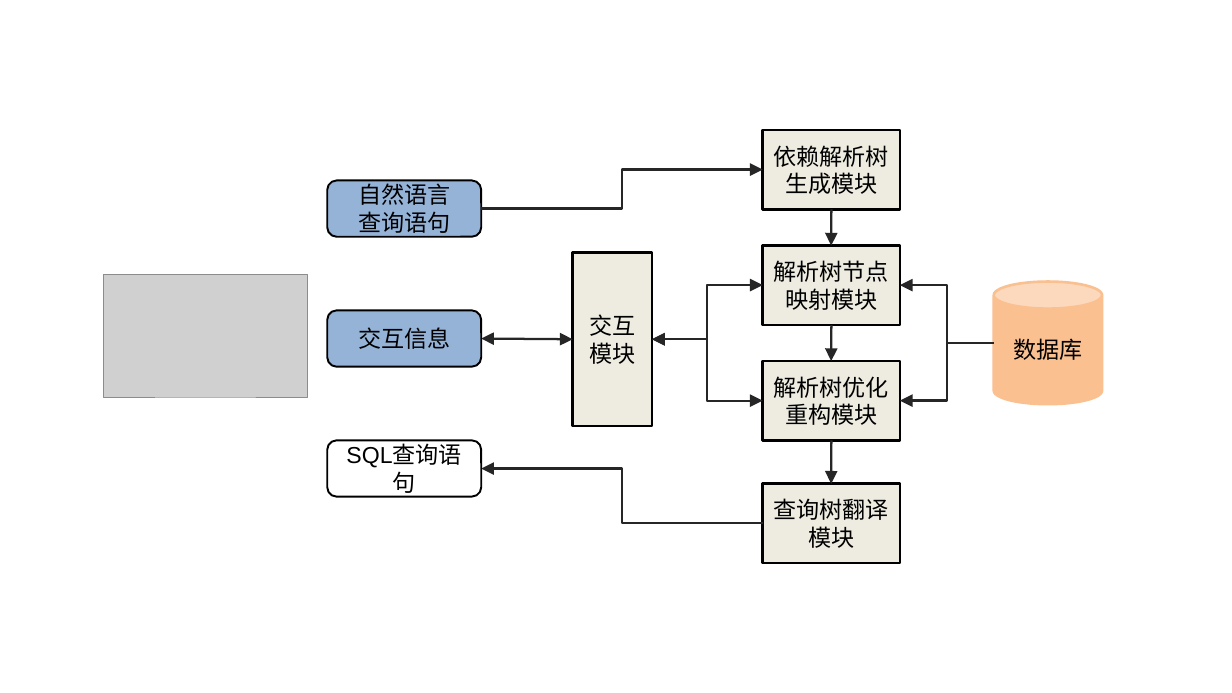
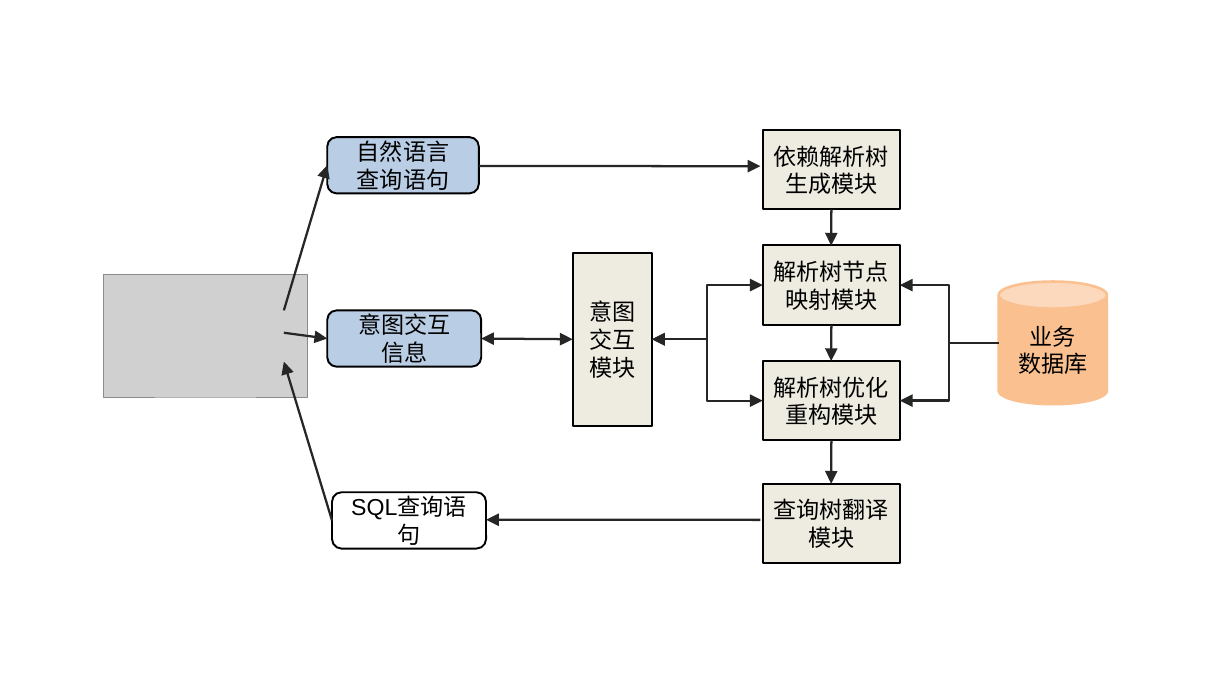
Before and after one commit to xyx323/SJTUThesis, a slide deck: slide 1 of 论文图/NLIapproach.pptx. Drawn at 1232x693 pixels with LibreOffice and Linux fonts; fonts in the diff are those of the drawing; grey boxes stand for pictures. Boxes give left, top, right and bottom in pixels: in the first picture for what was removed or moved away, otherwise in the second. Text is boxed around its words. In the diff, an @@ line names an element or a change of style, - is before the commit and + after.

```diff
--- a/论文图/NLIapproach.pptx
+++ b/论文图/NLIapproach.pptx
@@ rounded rectangle "自然语言": place and size @@
-rounded rectangle "自然语言" at [327,180,482,237]
+rounded rectangle "自然语言" at [327,137,479,193]
@@ rounded rectangle "自然语言" at [327,137,479,193]: fill #95B3D7 to #B9CDE5 @@
@@ arrow added from (284, 311) to (327, 165), #262626 1.75 pt @@
@@ arrow added from (479, 166) to (761, 166), #262626 1.75 pt @@
@@ elbow arrow removed from (482, 209) to (762, 170) @@
@@ outline #000000 2 pt to #000000 1.5 pt in 3 elements at [762,130,899,210], [762,483,899,563], [573,252,653,426] @@
@@ elbow arrow moved from (994, 343) - (900, 286) to (999, 343) - (900, 286) @@
@@ cylinder "业务": place and size @@
-cylinder "业务" at [994,282,1102,405]
+cylinder "业务" at [999,282,1107,405]
@@ rounded rectangle "意图交互" at [327,311,482,367]: fill #95B3D7 to #B9CDE5 @@
@@ text in rounded rectangle at [358,310,450,367]: text changed @@
-交互信息
+意图交互
+信息
@@ text in rectangle at [589,300,635,378]: text changed @@
-交互模块
+意图交互模块
@@ text in cylinder at [1030,325,1076,347]: paragraph added @@
+业务
@@ arrow added from (284, 333) to (327, 338), #262626 1.75 pt @@
@@ elbow arrow moved from (994, 343) - (900, 401) to (999, 343) - (900, 401) @@
@@ arrow added from (332, 520) to (284, 361), #262626 1.75 pt @@
@@ elbow arrow removed from (762, 523) to (482, 469) @@
@@ rounded rectangle "SQL查询语句": place and size @@
-rounded rectangle "SQL查询语句" at [327,441,482,497]
+rounded rectangle "SQL查询语句" at [332,493,486,549]
@@ arrow added from (761, 520) to (486, 520), #262626 1.75 pt @@
```
Also in this commit, not shown: 16 other files.
